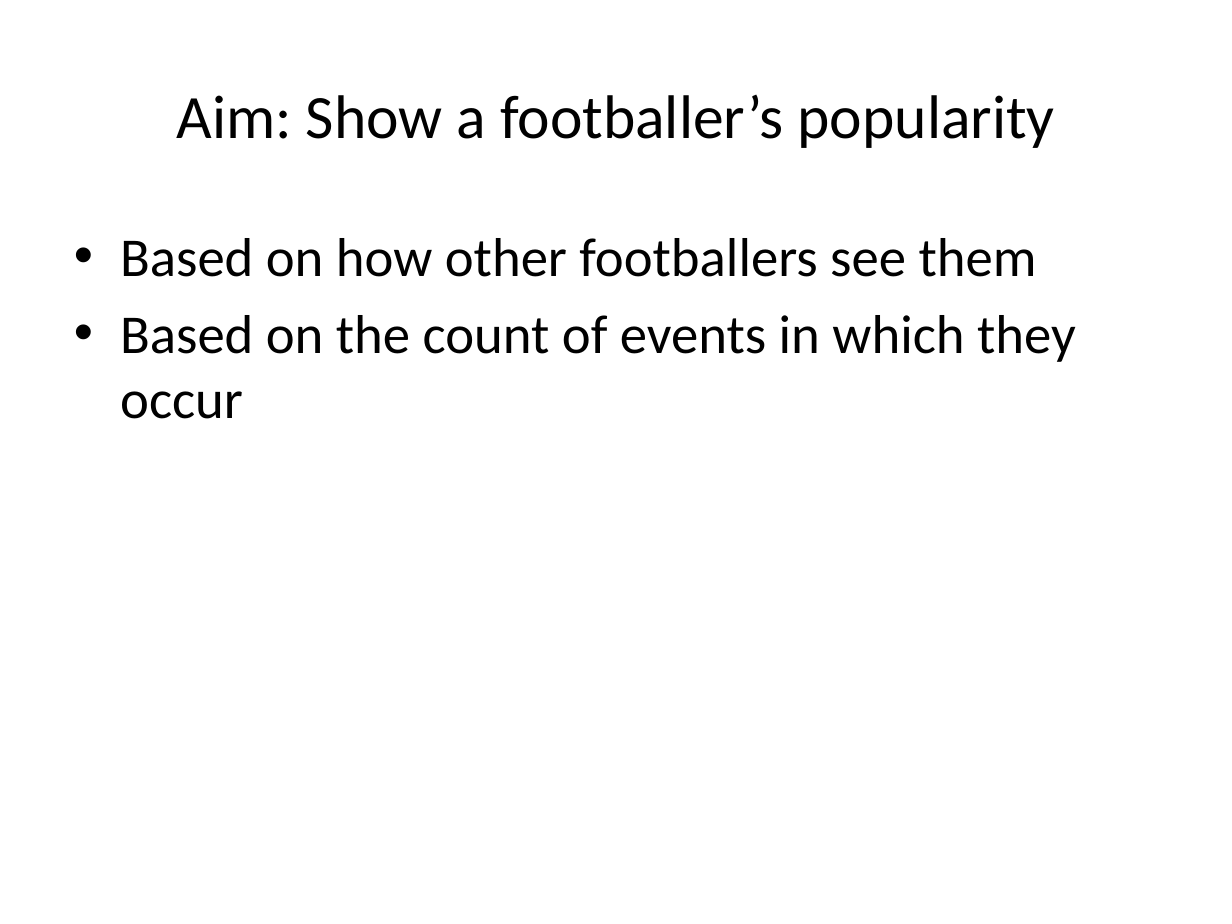
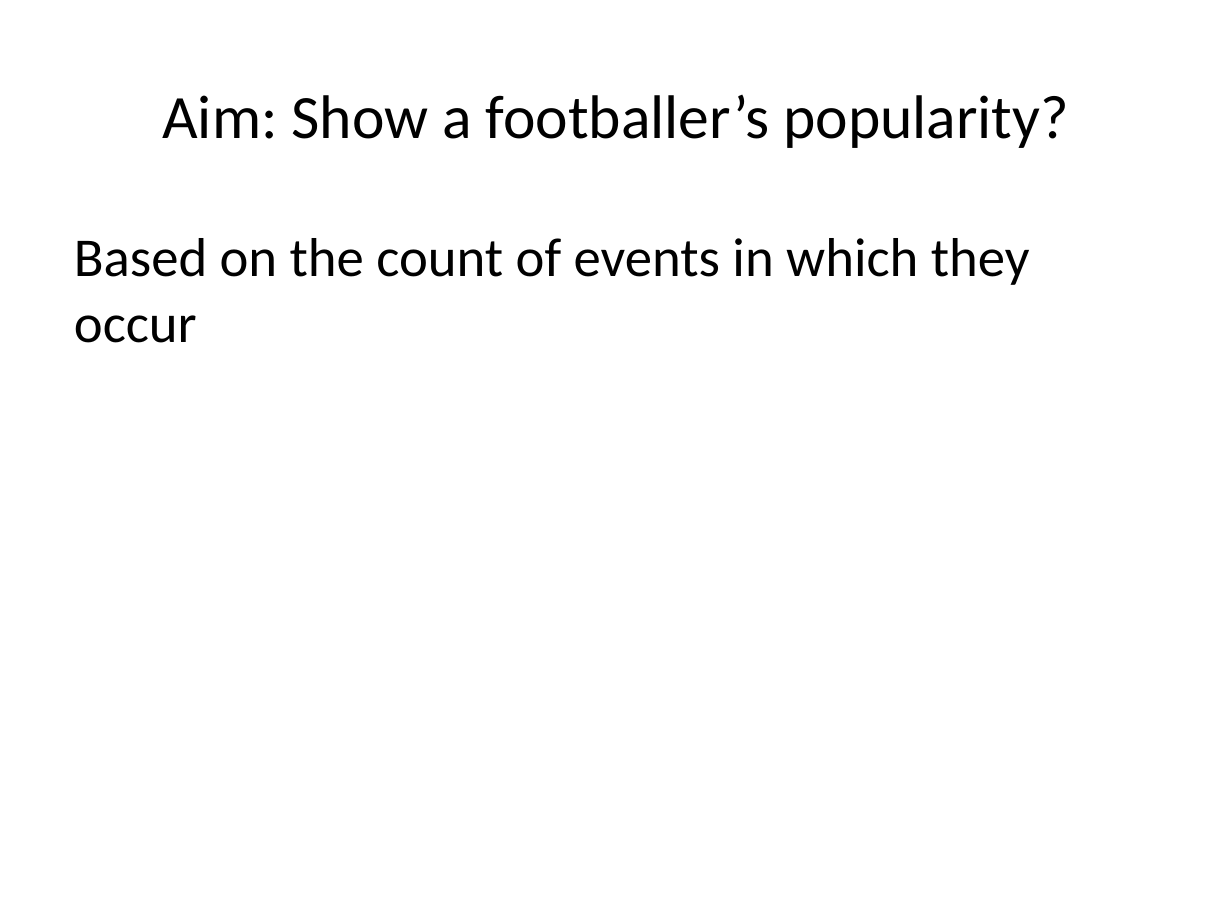
Before and after one commit to basilesimon/scraperwiki-hackday, a slide deck: slide 2 of mof.pptx. Drawn at 1232x924 pixels with LibreOffice and Linux fonts; fonts in the diff are those of the drawing. Boxes give left, top, right and bottom in pixels: in the first picture for what was removed or moved away, otherwise in the second. Text is boxed around its words. In the diff, an @@ line names an element or a change of style, - is before the commit and + after.

Commit message:
update pp

```diff
--- a/mof.pptx
+++ b/mof.pptx
@@ title at bbox=[162, 95, 1069, 148]: text changed @@
-Aim: Show a footballer’s popularity
+Aim: Show a footballer’s popularity?
@@ text "Based on the count of ..." at bbox=[74, 238, 1030, 343]: bullet • to none @@
@@ text at bbox=[120, 238, 1037, 277]: paragraph removed @@
-• Based on how other footballers see them
```
Also in this commit, not shown: 1 other slide changed, 1 slide added.
